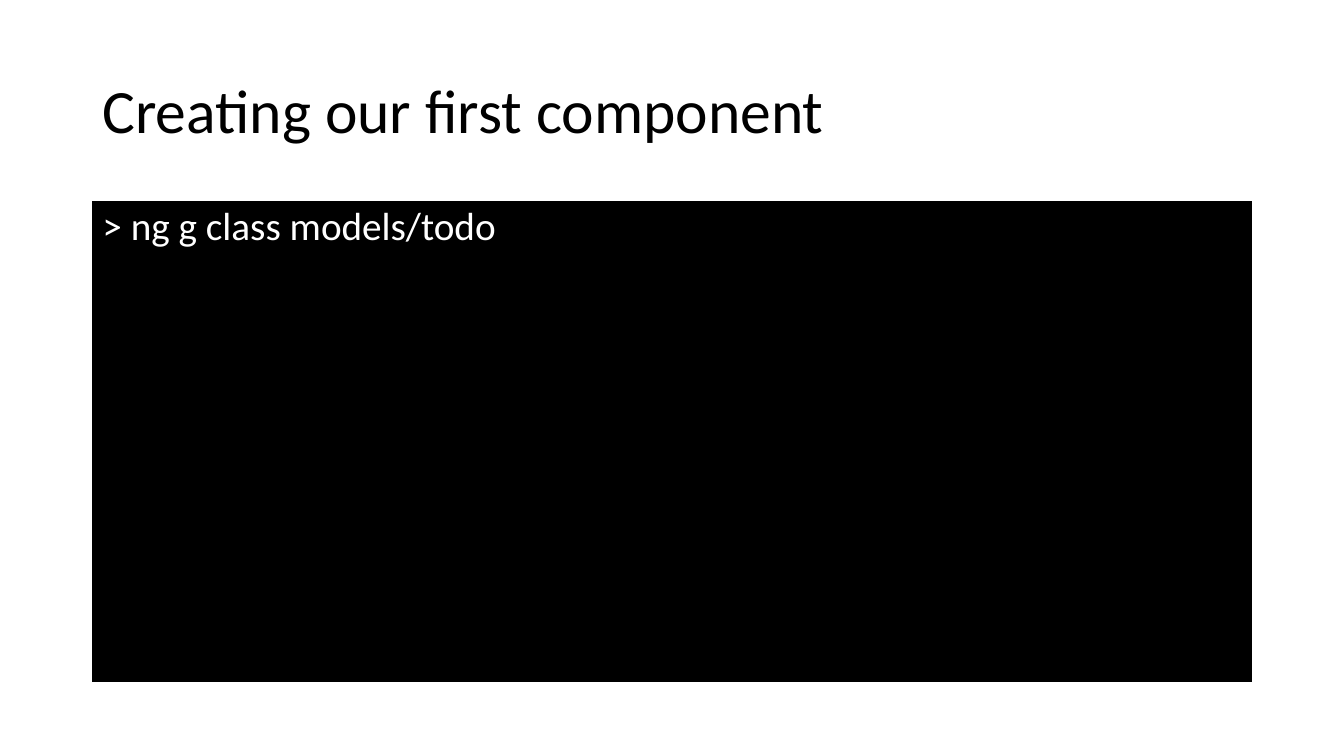
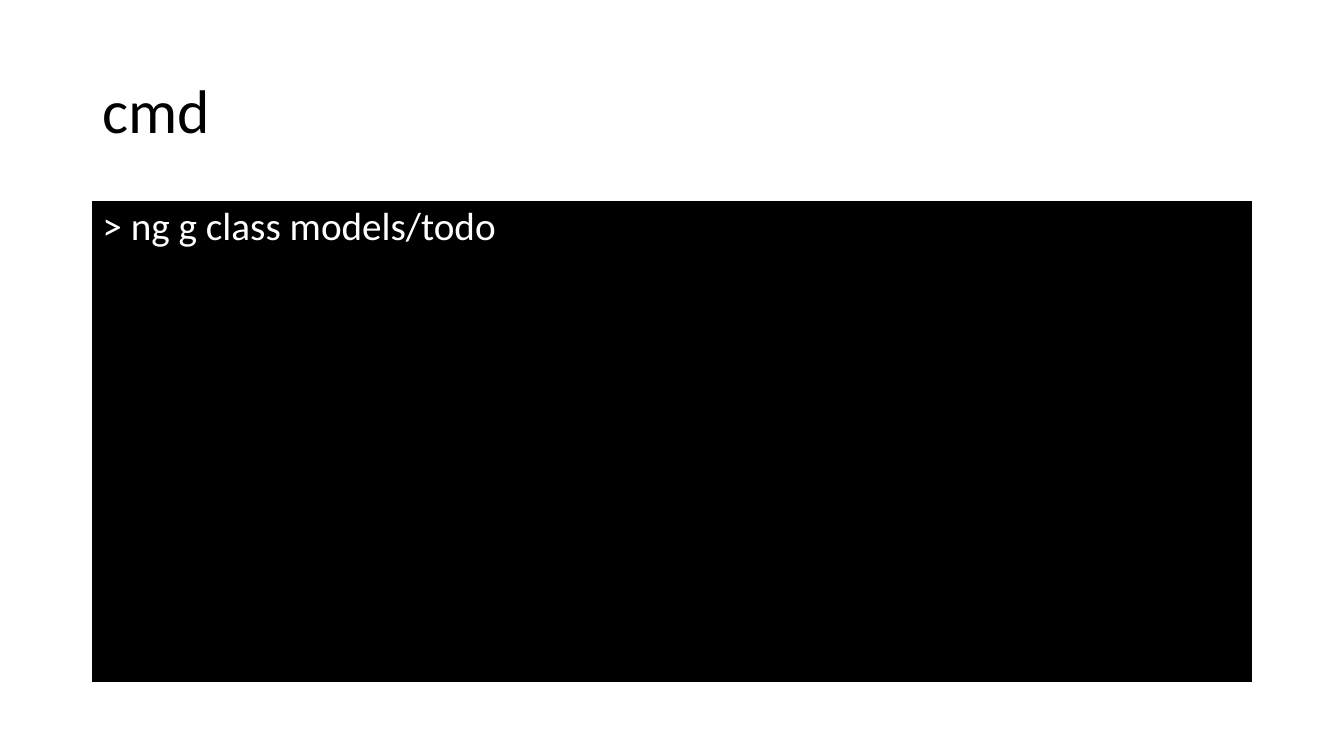
Before and after one commit to spirit-coding/todo-app-aj33349, a slide deck: slide 16 of Angular2.pptx (slide 11 before the commit). Drawn at 1344x756 pixels with LibreOffice and Linux fonts; fonts in the diff are those of the drawing. Boxes give left, top, right and bottom in pixels: in the first picture for what was removed or moved away, otherwise in the second. Text is boxed around its words. In the diff, an @@ line names an element or a change of style, - is before the commit and + after.

```diff
--- a/Angular2.pptx
+++ b/Angular2.pptx
@@ title at box(102, 90, 210, 134): text changed @@
-Creating our first component
+cmd
```
Also in this commit, not shown: 11 other slides changed, 6 slides added.
